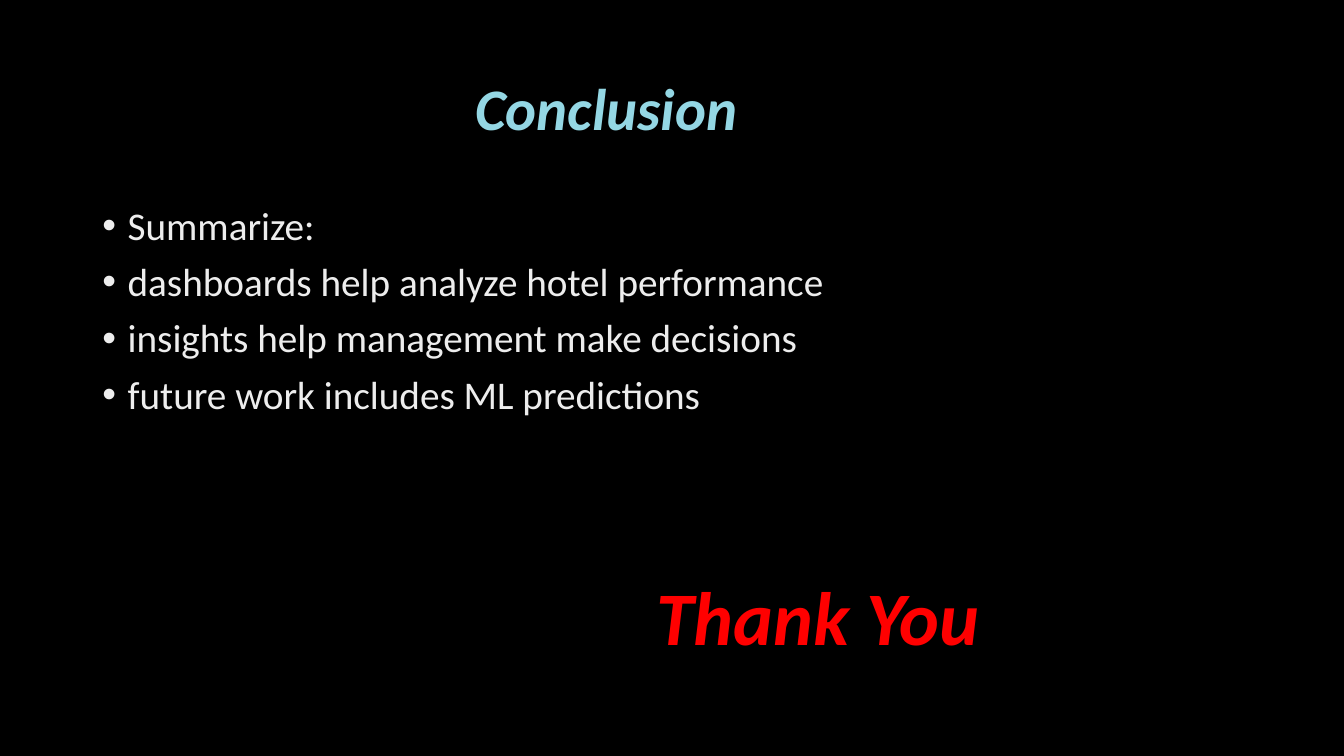
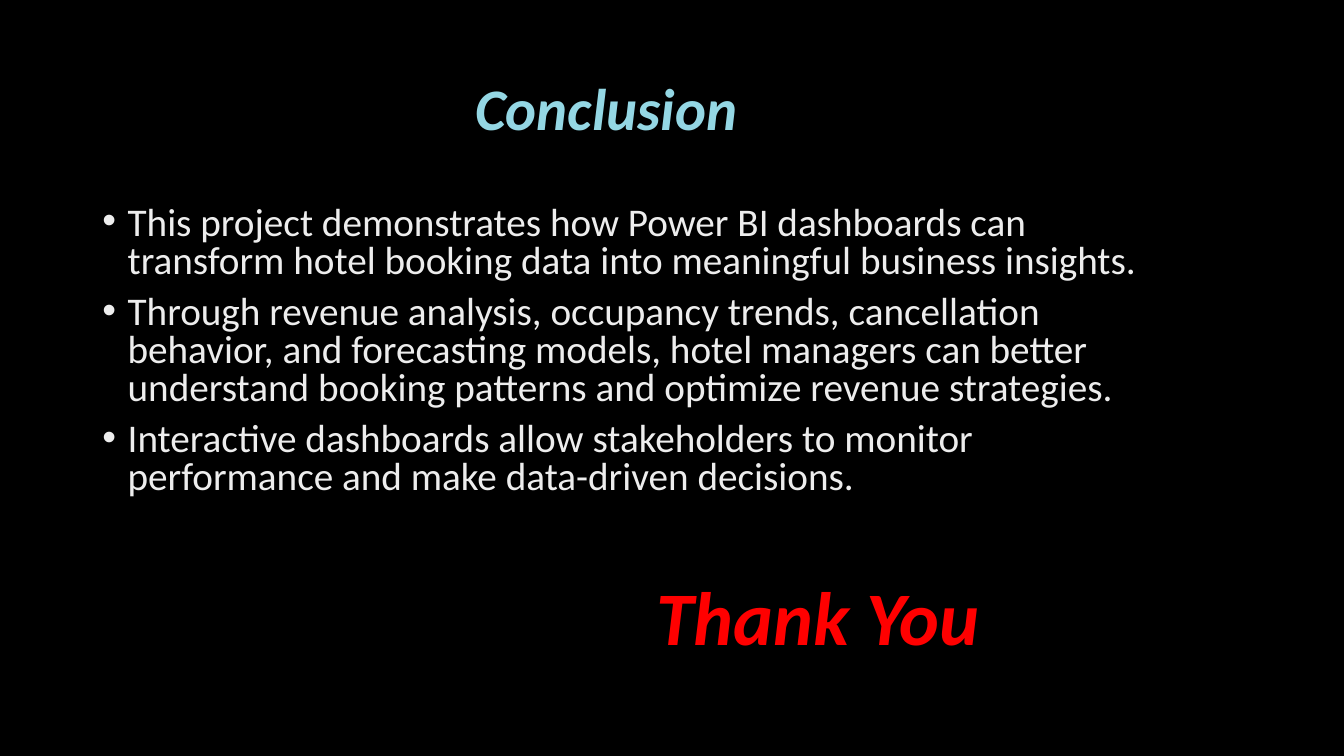
Before and after one commit to aiswarya08-moravaneni/Infosys_Internship, a slide deck: slide 14 of milestone-4.pptx. Drawn at 1344x756 pixels with LibreOffice and Linux fonts; fonts in the diff are those of the drawing; background and template pictures are left out. Boxes give left, top, right and bottom in pixels: in the first picture for what was removed or moved away, otherwise in the second. Text is boxed around its words. In the diff, an @@ line names an element or a change of style, - is before the commit and + after.

```diff
--- a/milestone-4.pptx
+++ b/milestone-4.pptx
@@ text at [128,208,1136,497]: text changed @@
-• Summarize:
-• dashboards help analyze hotel performance
-• insights help management make decisions
-• future work includes ML predictions
+• This project demonstrates how Power BI dashboards can transform hotel booking data into meaningful business insights.
+• Through revenue analysis, occupancy trends, cancellation behavior, and forecasting models, hotel managers can better understand booking patterns and optimize revenue strategies.
+• Interactive dashboards allow stakeholders to monitor performance and make data-driven decisions.
```
Also in this commit, not shown: 3 other slides changed.
